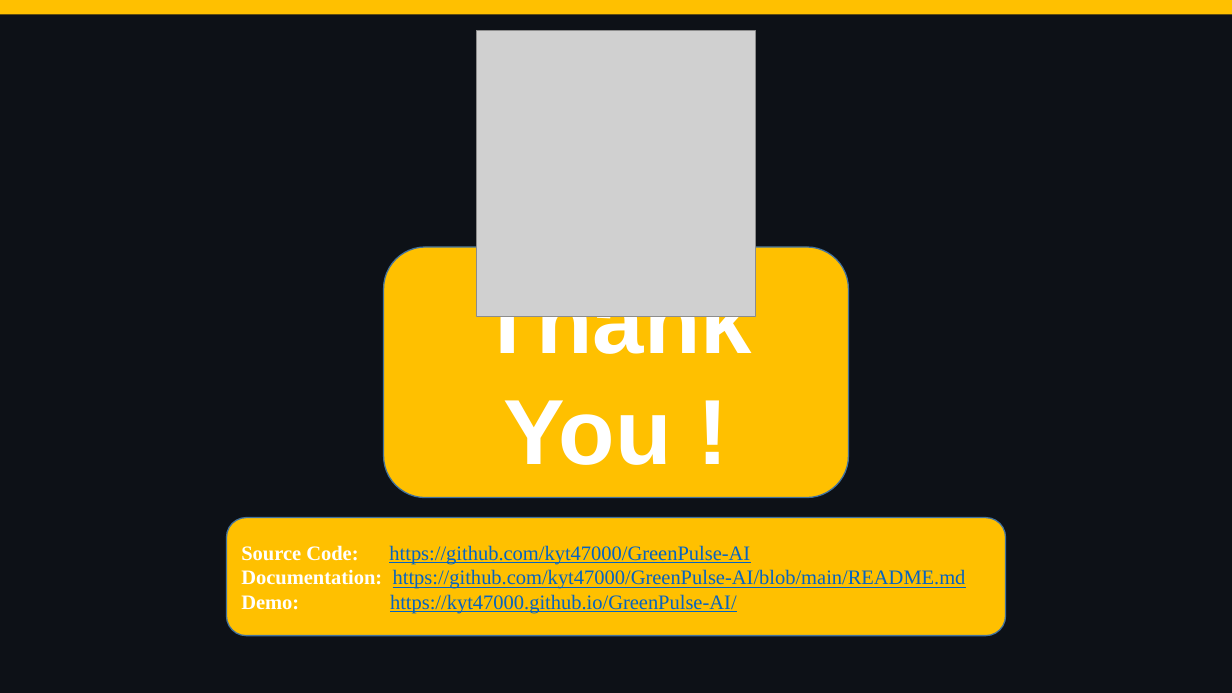
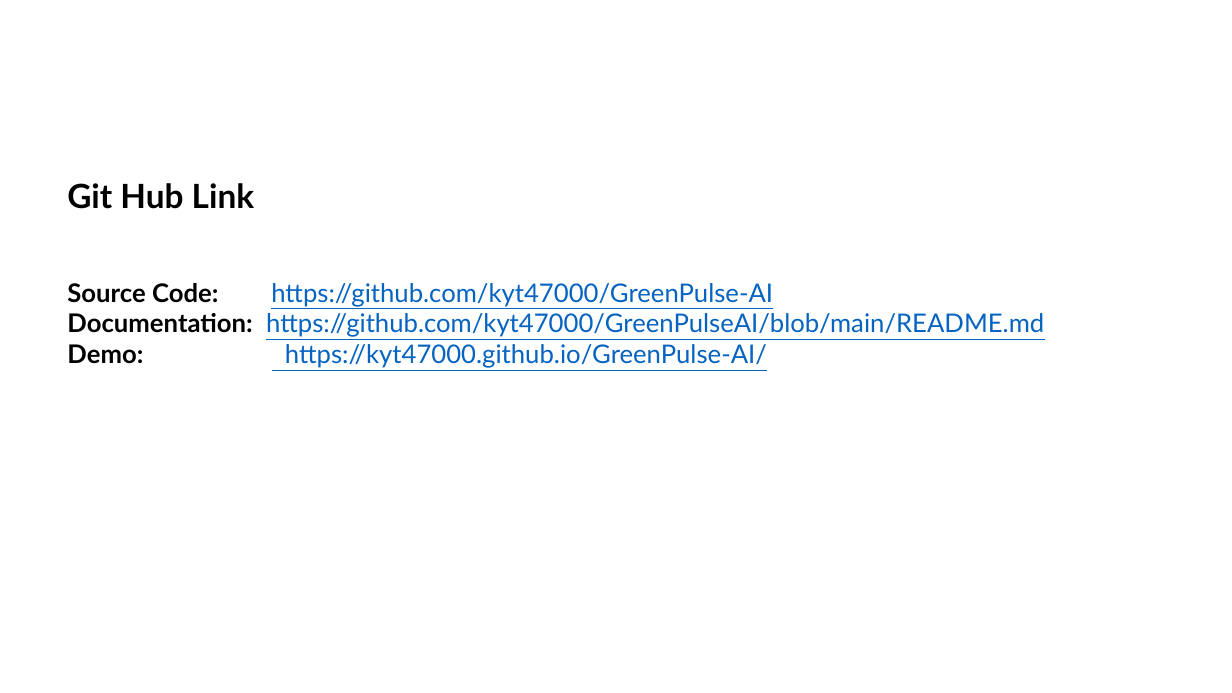
Before and after one commit to kyt47000/GreenPulse-AI, a slide deck: slide 20 of docs/14--Smart_Renewable_Energy_(Solar-Wind Hybrid)_Asset_Monitoring_for_Kutch & Banaskantha--GreenPulse_AI.pptx (slide 18 before the commit). Drawn at 1232x693 pixels with LibreOffice and Linux fonts; fonts in the diff are those of the drawing; grey boxes stand for pictures. Boxes give left, top, right and bottom in pixels: in the first picture for what was removed or moved away, otherwise in the second. Text is boxed around its words. In the diff, an @@ line names an element or a change of style, - is before the commit and + after.

Commit message:
add docs: screenshots and presentation files

```diff
--- a/docs/14--Smart_Renewable_Energy_(Solar-Wind Hybrid)_Asset_Monitoring_for_Kutch & Banaskantha--GreenPulse_AI.pptx
+++ b/docs/14--Smart_Renewable_Energy_(Solar-Wind Hybrid)_Asset_Monitoring_for_Kutch & Banaskantha--GreenPulse_AI.pptx
@@ background #0D1117 to #FFFFFF @@
@@ rectangle removed at box(0, 0, 1232, 15) @@
@@ picture removed at box(476, 30, 756, 316) @@
@@ text added at box(67, 183, 254, 209), 26 pt, text #000000, bold @@
+Git Hub Link
@@ rounded rectangle removed at box(384, 247, 848, 497) @@
-Thank You !
@@ text "Source Code: https://github.com/kyt47000/GreenPulse-AI": place and size @@
-text "Source Code: https://github.com/kyt47000/GreenPulse-AI" at box(226, 518, 1006, 636)
+text "Source Code: https://github.com/kyt47000/GreenPulse-AI" at box(67, 283, 1044, 368)
@@ text "Source Code: https://github.com/kyt47000/GreenPulse-AI" at box(67, 283, 1044, 368): vertical alignment middle to top; fill #FFC000 to none; outline #43739E 1 pt to none @@
@@ text at box(67, 283, 773, 368): size 16 to 20 pt, font Times New Roman to Lato in "Source Code: https://github.com/kyt47000/GreenPulse-AI", "Demo: https://kyt47000.github.io/GreenPulse-AI/"; text colour #FFFFFF to #000000 in "Source Code:", "Demo:"; alignment justified to left @@
@@ text at box(67, 313, 1044, 337): text changed; size 16 to 20 pt; font Times New Roman to Lato @@
-Documentation: https://github.com/kyt47000/GreenPulse-AI/blob/main/README.md
+Documentation: https://github.com/kyt47000/GreenPulseAI/blob/main/README.md
```
Also in this commit, not shown: 4 other slides changed, 19 slides added, 13 slides removed, 6 other files.
